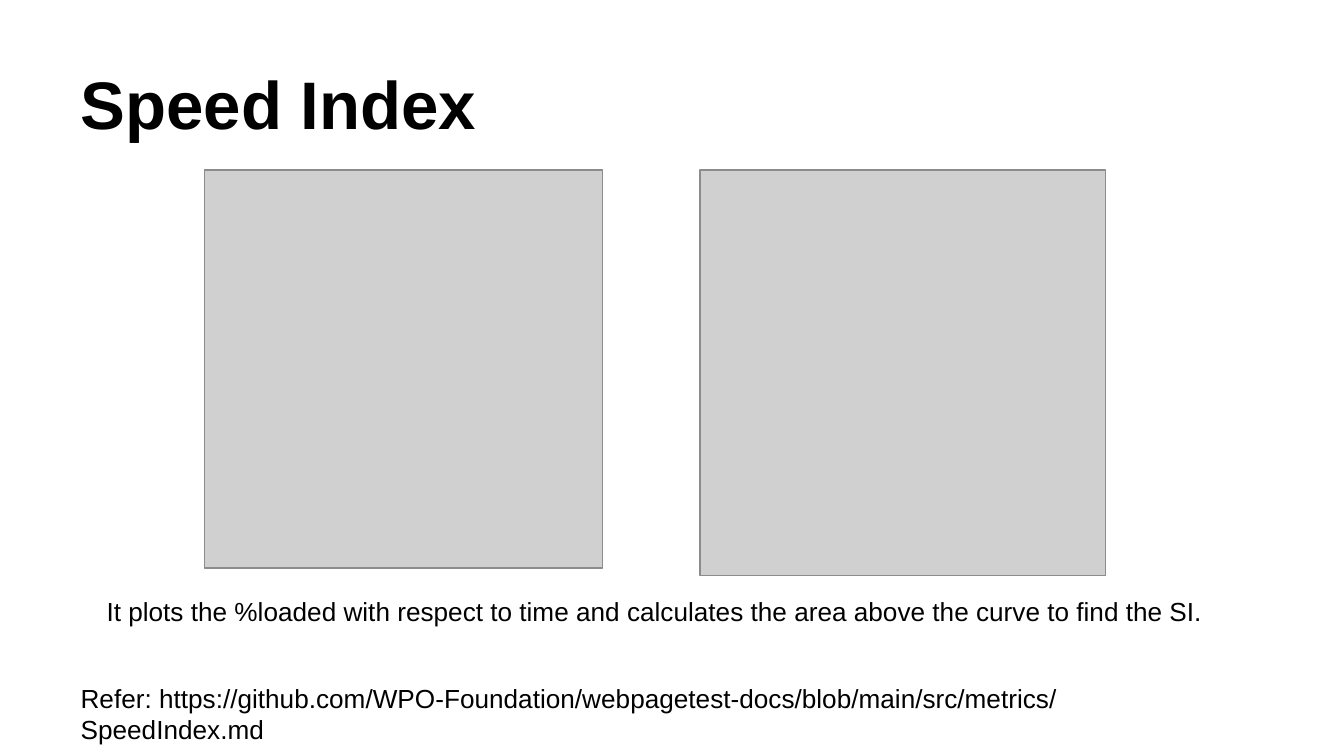
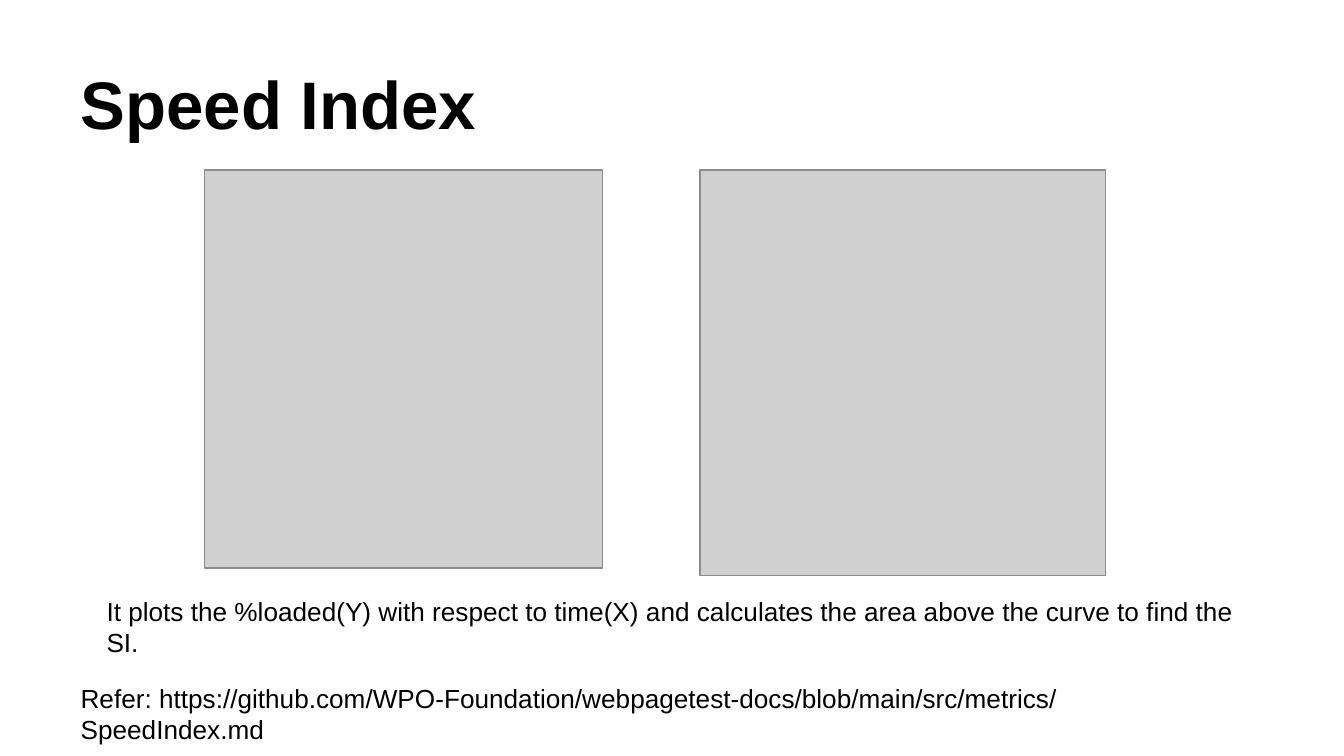
Before and after one commit to pratheeshrussell/webvitals-testing, a slide deck: slide 21 of WebVital.pptx (slide 19 before the commit). Drawn at 1344x756 pixels with LibreOffice and Linux fonts; fonts in the diff are those of the drawing; grey boxes stand for pictures. Boxes give left, top, right and bottom in pixels: in the first picture for what was removed or moved away, otherwise in the second. Text is boxed around its words. In the diff, an @@ line names an element or a change of style, - is before the commit and + after.

Commit message:
ppt

```diff
--- a/WebVital.pptx
+++ b/WebVital.pptx
@@ text at (107,602,1232,653): text changed @@
-It plots the %loaded with respect to time and calculates the area above the curve to find the SI.
+It plots the %loaded(Y) with respect to time(X) and calculates the area above the curve to find the SI.
```
Also in this commit, not shown: 5 other slides changed, 2 slides added.
